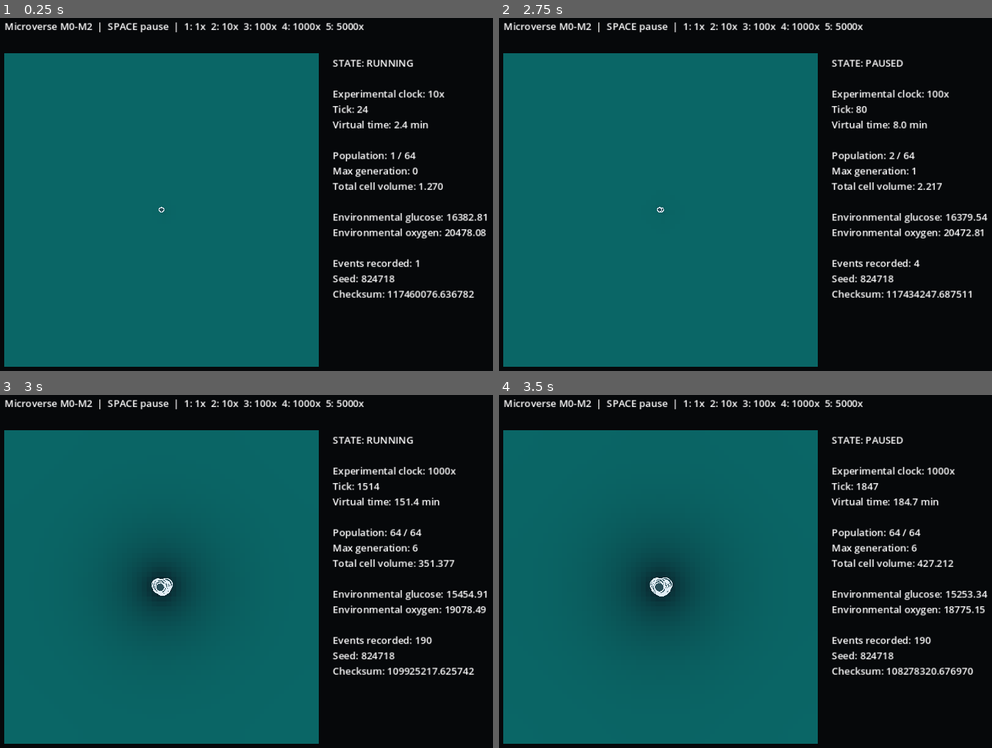
Above: before the commit, frames 1-4 (two rows, left to right).
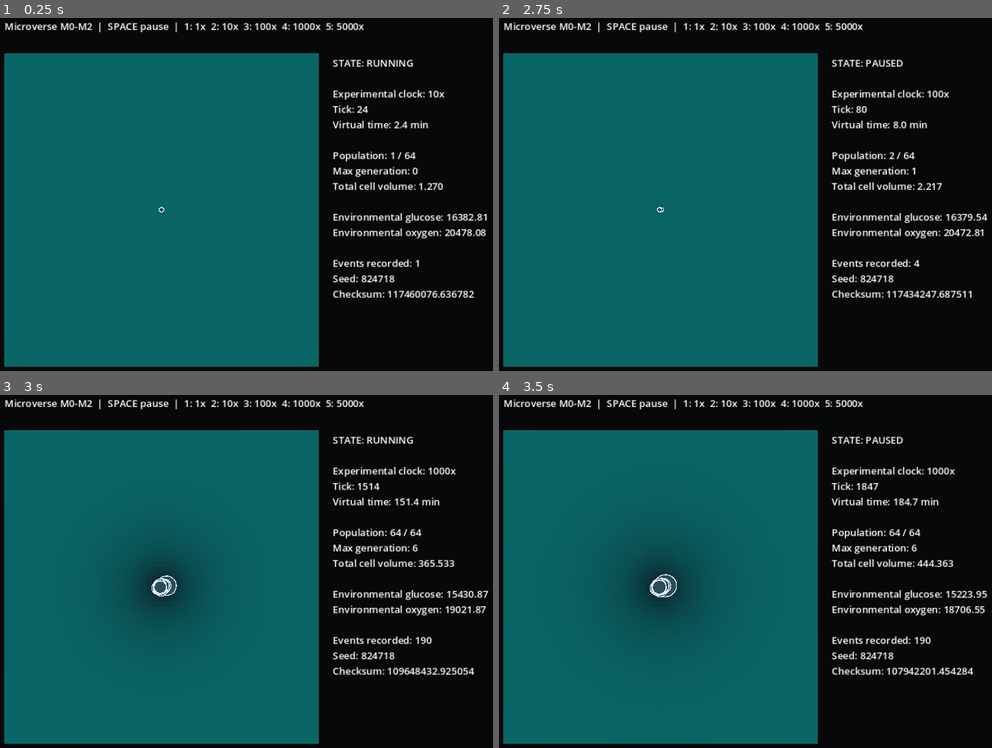
Above: after the commit, the same moments.

Repository: Feynman26/Microverse
Game: Godot game, scene res://src/ui/main.tscn
The game is run twice, just before and just after one commit, with the same random seed, the same clock (stepped at 60 frames per second) and the same inputs.
Inputs:
- Up to frame 1 (0.25 s): no input
- Up to frame 2 (2.75 s): tap Enter at 0.5, 2 s; tap 1 at 0.6 s; tap Space at 0.77, 1.25, 1.52 s; tap 2 at 1.35 s; tap 3 at 2.1 s
- Up to frame 3 (3 s): tap Space at 2.75 s; tap 4 at 2.85 s
- Up to frame 4 (3.5 s): tap Space at 3.02 s

Frames 1-2 are identical in both runs. In frame 3, 0.5% of the frame differs, in the area x 30-100%, y 46-80%; in frame 4, 0.5%, in the area x 30-99%, y 46-80%.

Commit message:
fix: allocate scarce resources from one shared snapshot

Diff:
--- a/src/simulation/simulation_engine.gd
+++ b/src/simulation/simulation_engine.gd
@@ -38,33 +38,25 @@
 
 func _step_once() -> void:
 	var dt: float = float(config.tick_dt_min)
-
-	# Phase 1: environment. Diffusion runs before cells sample this tick.
 	world.diffuse(dt)
-
-	# Phase 2: all cells request resources from the same environmental snapshot.
-	# Requests sharing a lattice location are allocated proportionally, removing
-	# iteration-order fitness artifacts under scarcity.
 	_allocate_membrane_transport(dt)
 
-	# Phase 3: intracellular physiology.
 	for cell in cells:
 		if cell.alive:
 			cell.step_intracellular(dt, config)
 
-	# Phase 4: deaths caused by physiology return only explicitly conserved
-	# transportable pools. ATP/precursor/damage are not environmental compounds
-	# in M0-M2 and are treated as dissipated/unmodelled material.
 	_process_deaths()
-
-	# Phase 5: division. A parent ceases to exist and two new cell IDs are born,
-	# keeping genealogy unambiguous from the first milestone.
 	_process_divisions()
-
 	world.assert_nonnegative()
 	tick_index += 1
 	simulation_time_min += dt
 
+# Resource allocation deliberately has three distinct phases:
+# 1) all cells request from one immutable post-diffusion snapshot;
+# 2) one scale factor is computed per grid site and chemical from that snapshot;
+# 3) the precomputed allocations are applied.
+# Recomputing the scale after each removal would make later records receive less
+# solely because of iteration order, an artificial selective advantage.
 func _allocate_membrane_transport(dt: float) -> void:
 	var records: Array = []
 	var glucose_totals: Dictionary = {}
@@ -79,23 +71,27 @@
 		glucose_totals[key] = float(glucose_totals.get(key, 0.0)) + float(request["glucose"])
 		oxygen_totals[key] = float(oxygen_totals.get(key, 0.0)) + float(request["oxygen"])
 
+	var glucose_scales: Dictionary = {}
+	var oxygen_scales: Dictionary = {}
+	for key_variant in glucose_totals.keys():
+		var key: Vector2i = key_variant
+		var available: float = float(world.get_field("glucose").get_value(key.x, key.y))
+		var total_request: float = float(glucose_totals[key])
+		glucose_scales[key] = 1.0 if total_request <= available or total_request <= 0.0 else available / total_request
+	for key_variant in oxygen_totals.keys():
+		var key: Vector2i = key_variant
+		var available: float = float(world.get_field("oxygen").get_value(key.x, key.y))
+		var total_request: float = float(oxygen_totals[key])
+		oxygen_scales[key] = 1.0 if total_request <= available or total_request <= 0.0 else available / total_request
+
 	for record in records:
 		var cell = record["cell"]
 		var key: Vector2i = record["key"]
 		var request: Dictionary = record["request"]
-
-		var glucose_available: float = float(world.get_field("glucose").get_value(key.x, key.y))
-		var glucose_total: float = float(glucose_totals[key])
-		var glucose_fraction: float = 1.0 if glucose_total <= glucose_available or glucose_total <= 0.0 else glucose_available / glucose_total
-		var glucose_allocated: float = float(request["glucose"]) * glucose_fraction
+		var glucose_allocated: float = float(request["glucose"]) * float(glucose_scales[key])
+		var oxygen_allocated: float = float(request["oxygen"]) * float(oxygen_scales[key])
 		var glucose_removed: float = float(world.get_field("glucose").remove_amount(key.x, key.y, glucose_allocated))
-
-		var oxygen_available: float = float(world.get_field("oxygen").get_value(key.x, key.y))
-		var oxygen_total: float = float(oxygen_totals[key])
-		var oxygen_fraction: float = 1.0 if oxygen_total <= oxygen_available or oxygen_total <= 0.0 else oxygen_available / oxygen_total
-		var oxygen_allocated: float = float(request["oxygen"]) * oxygen_fraction
 		var oxygen_removed: float = float(world.get_field("oxygen").remove_amount(key.x, key.y, oxygen_allocated))
-
 		cell.apply_uptake(glucose_removed, oxygen_removed)
 
 func _process_deaths() -> void:
@@ -123,7 +119,7 @@
 			continue
 		if cell.ready_to_divide(config) and projected_population < int(config.max_cells):
 			var daughters: Array = cell.create_daughters(_allocate_cell_id(), _allocate_cell_id(), tick_index, rng, world, config)
-			projected_population += 1 # one parent is replaced by two daughters
+			projected_population += 1
 			_record_event("division", {
 				"parent_id": cell.id,
 				"daughter_ids": [daughters[0].id, daughters[1].id],
